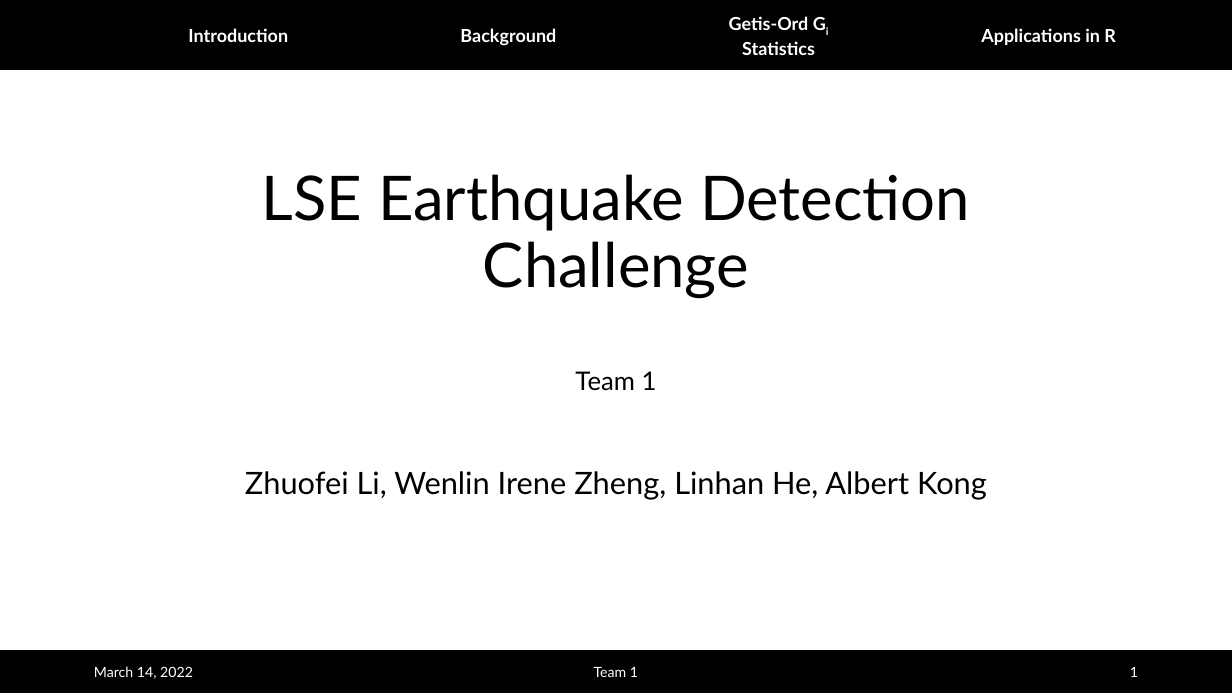
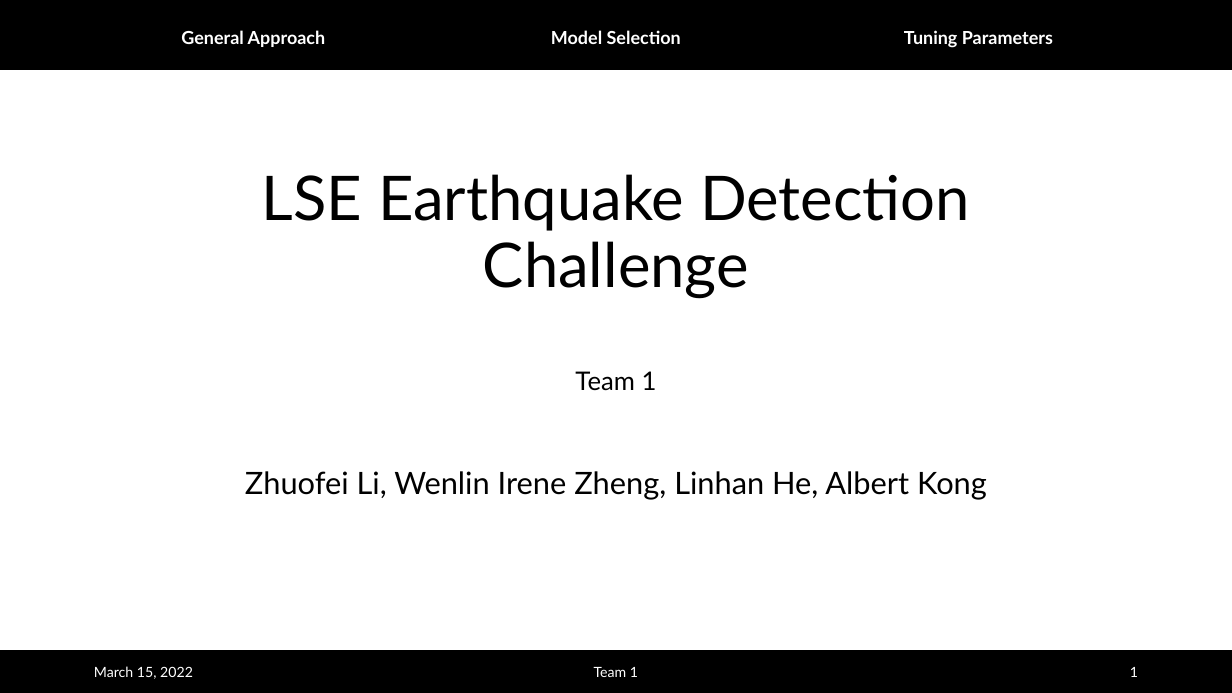
Before and after one commit to albertlk/grillochallenge, a slide deck: slide 1 of Challenge_Team1.pptx. Drawn at 1232x693 pixels with LibreOffice and Linux fonts; fonts in the diff are those of the drawing; background and template pictures are left out. Boxes give left, top, right and bottom in pixels: in the first picture for what was removed or moved away, otherwise in the second. Text is boxed around its words. In the diff, an @@ line names an element or a change of style, - is before the commit and + after.

Commit message:
Updated Slides

```diff
--- a/Challenge_Team1.pptx
+++ b/Challenge_Team1.pptx
@@ text removed at (981, 28, 1116, 45) @@
-Applications in R
@@ text at (181, 30, 326, 47): text changed @@
-Introduction
+General Approach
@@ text at (551, 30, 681, 44): text changed @@
-Background
+Model Selection
@@ text at (904, 30, 1053, 48): text changed @@
-Getis-Ord Gi Statistics
+Tuning Parameters
@@ text at (94, 666, 193, 679): text changed @@
-March 14, 2022
+March 15, 2022
```
Also in this commit, not shown: 2 other slides changed, 3 slides added, 1 slide removed, 1 other file.
